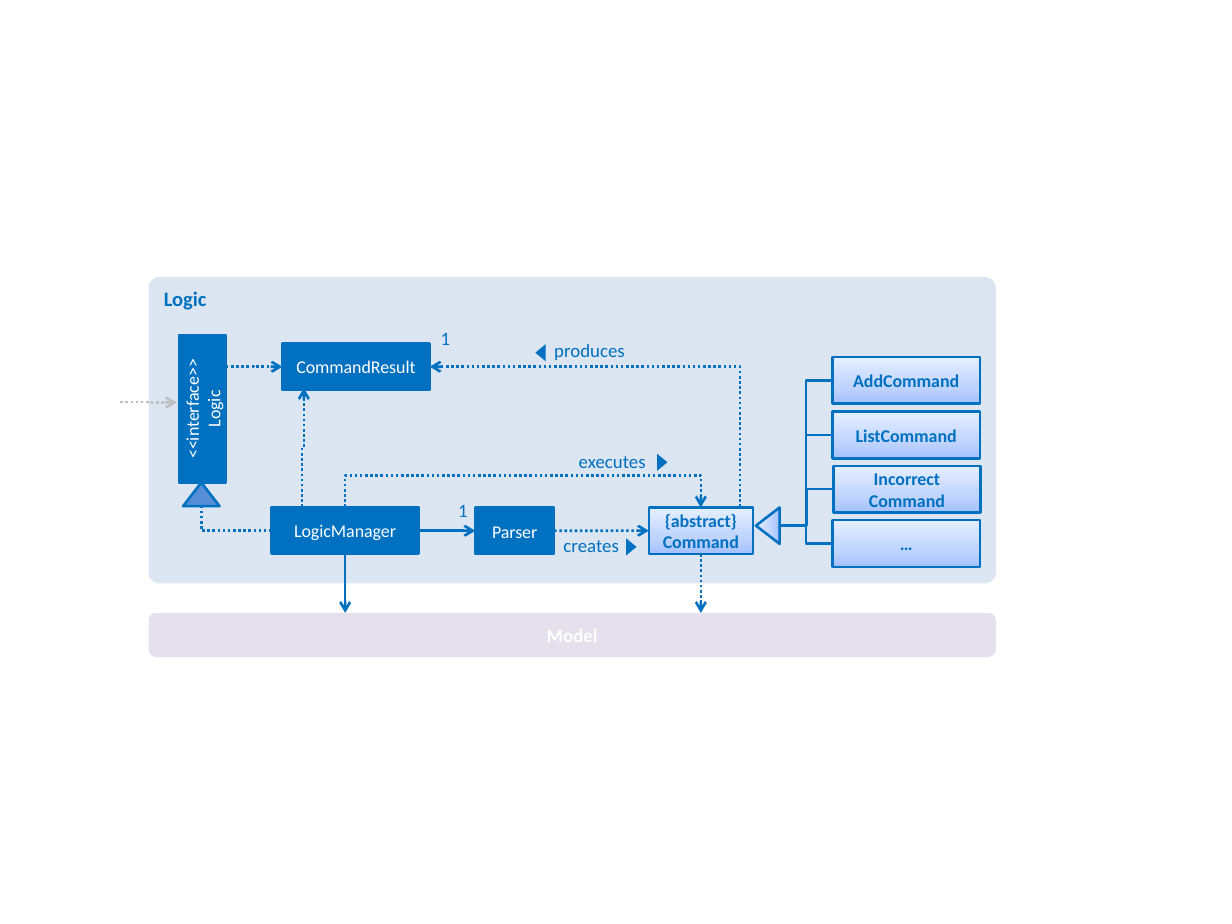
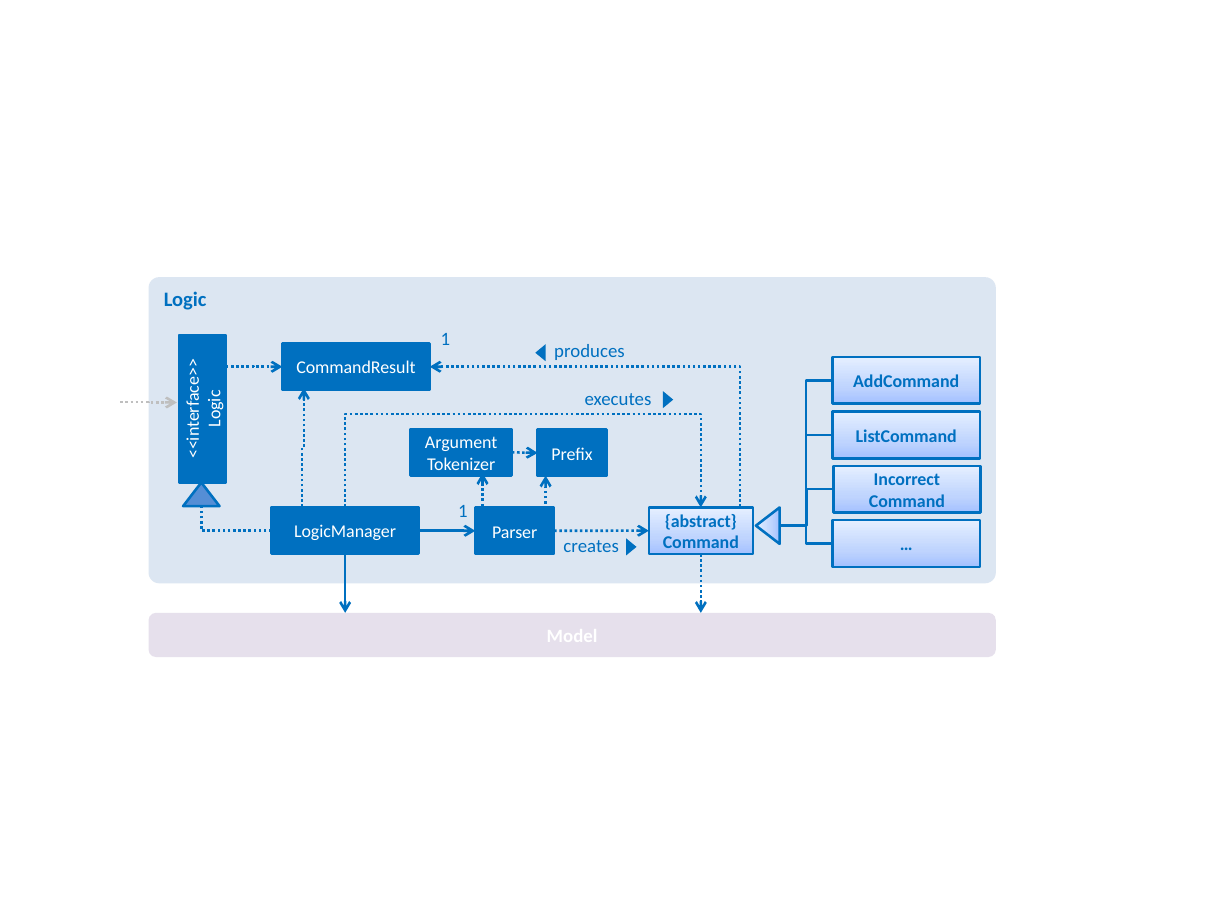
Before and after one commit to se-edu/addressbook-level4, a slide deck: slide 5 of docs/diagrams/Diagrams.pptx. Drawn at 1232x924 pixels with LibreOffice and Linux fonts; fonts in the diff are those of the drawing. Boxes give left, top, right and bottom in pixels: in the first picture for what was removed or moved away, otherwise in the second. Text is boxed around its words. In the diff, an @@ line names an element or a change of style, - is before the commit and + after.

```diff
--- a/docs/diagrams/Diagrams.pptx
+++ b/docs/diagrams/Diagrams.pptx
@@ text "executes": place and size @@
-text "executes" at (579, 456, 646, 468)
+text "executes" at (585, 393, 652, 405)
@@ elbow arrow (345, 508) - (701, 508): route changed @@
@@ triangle: place and size @@
-triangle at (658, 453, 668, 471)
+triangle at (663, 391, 673, 408)
@@ rectangle added at (410, 429, 511, 476), fill #0070C0, outline #0070C0 1.5 pt, 10.5 pt, text #FFFFFF @@
+Argument
+Tokenizer
@@ rectangle added at (537, 430, 606, 477), fill #0070C0, outline #0070C0 1.5 pt, 10.5 pt, text #FFFFFF @@
+Prefix
@@ arrow added from (483, 506) to (483, 473), #0070C0 1.5 pt dashed @@
@@ arrow added from (511, 452) to (537, 453), #0070C0 1.5 pt dashed @@
@@ arrow added from (546, 509) to (546, 476), #0070C0 1.5 pt dashed @@
```
Also in this commit, not shown: 7 other files.
